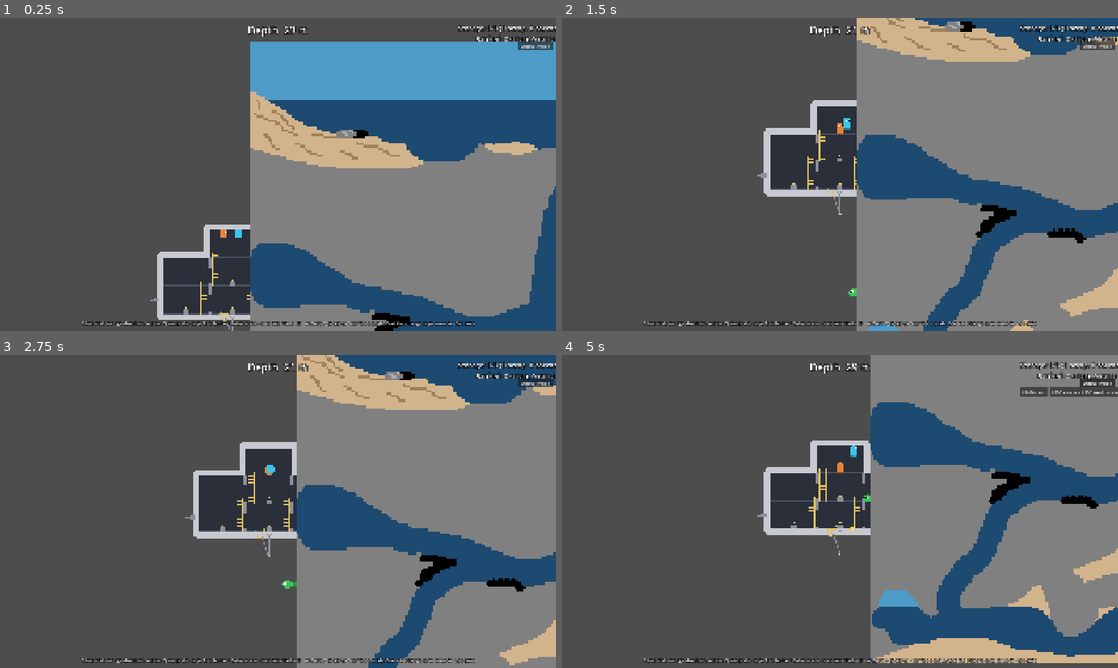
Above: before the commit, frames 1-4 (two rows, left to right).
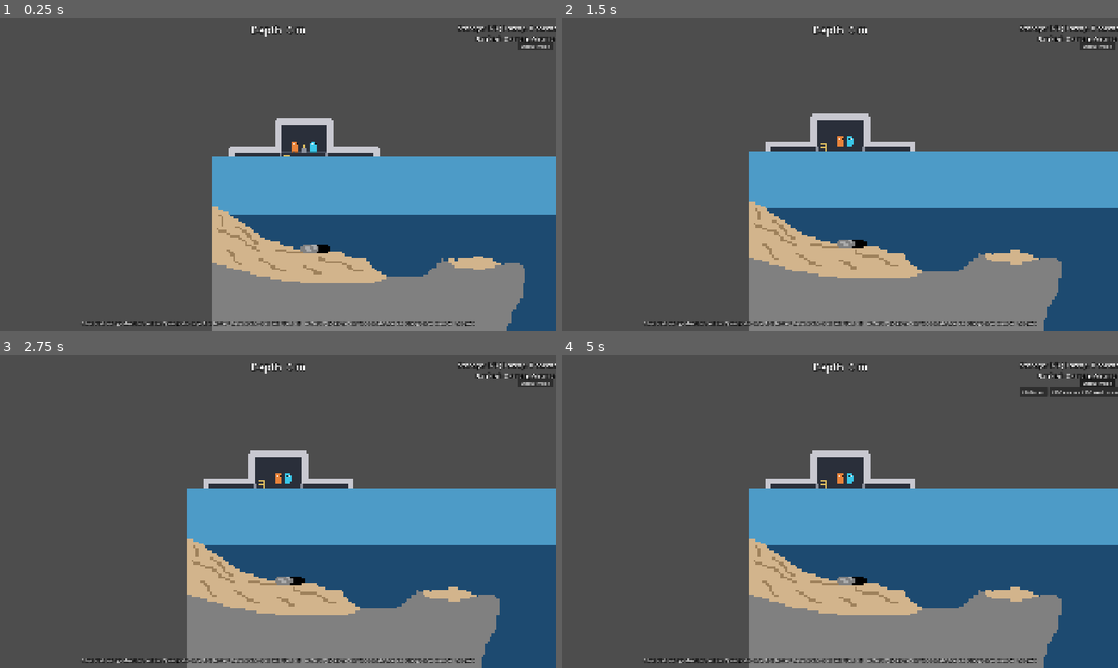
Above: after the commit, the same moments.

Repository: SnirNehemia/deeper
Game: Godot game, scene res://scenes/world.tscn
Two runs of this game, one before a commit and one after it. Both use one fixed random seed, a clock stepped at 60 frames per second and the inputs below.
Inputs:
- Up to frame 1 (0.25 s): no input
- Up to frame 2 (1.5 s): tap Enter at 0.5 s; hold D from 0.53 s (still down); tap Tab at 0.6 s; tap Space at 0.77 s; tap E at 1.35 s
- Up to frame 3 (2.75 s): tap Space at 1.52 s; release D at 2.03 s; hold A from 2.03 s (still down); tap Q at 2.1 s
- Up to frame 4 (5 s): release A at 2.78 s; hold D 2.78-4.25 s; tap Shift at 2.85 s; tap Space at 3.02, 3.77 s; tap Enter at 3.6 s; click "Debug mode" at 4.25 s

The runs differ from the first frame. In frame 1, 51% of the frame differs, in the area x 27-100%, y 2-100%; in frame 2, 51%; in frame 3, 50%; in frame 4, 54%, in the area x 33-100%, y 0-100%.

Commit message:
Fix 4 post-wiring bugs: fish/wreck spawning, tower console, dock station, sky buoyancy
1. Gen-layer color matching: Color(0.5) != 0x80/255; hex constants + COLOR_EPS
   widened to 2/255 for 8-bit PNG round-trip. Purple fish and grey wrecks spawn.

2. Tower hull-station console: expose hull_station var + hull_station_seat_local()
   on Sub; SubVisual draws the console when hull_station is non-null.

3. Dock interaction: HullStation emits dock_requested on use_pressed; world.gd
   connects it and opens dry-dock screen when sub is inside dock zone.

4. Sky buoyancy: sky added to PASSABLE_COLORS (no collision); terrain_type no
   longer maps sky to DOCK; PhysicalLayerParser.find_water_surface_y() finds the
   bottommost sky row; MapLoader exposes water_surface_y; world.gd sets
   buoyancy_enabled=true on all maps and passes water_surface_y to Sub.

Co-Authored-By: Claude Sonnet 4.6 <noreply@anthropic.com>

Diff:
--- a/scenes/world.gd
+++ b/scenes/world.gd
@@ -111,12 +111,13 @@
 	_sub = Sub.new()
 	_sub.loadout = SaveData.loadout
 	_sub.layout = SaveData.layout
-	# Buoyancy only makes sense for the open-ocean ShoreShelf map; in the
-	# underground cavern the terrain constrains the sub instead.
-	_sub.buoyancy_enabled = (_map_loader == null)
+	_sub.buoyancy_enabled = true
+	_sub.water_surface_y = _map_loader.water_surface_y if _map_loader != null else 0.0
 	_sub.position = _sub_spawn
 	add_child(_sub)
 	_sub.imploded.connect(_on_imploded)
+	if _sub.hull_station != null:
+		_sub.hull_station.dock_requested.connect(_on_hull_station_dock_requested)
 
 	var p1 := Crew.new()
 	p1.player_index = 0
@@ -226,6 +227,10 @@
 		return false
 	return _sub.global_position.distance_to(_dock_center) <= _dock_radius
 
+func _on_hull_station_dock_requested() -> void:
+	if _is_docked():
+		_open_dry_dock()
+
 func _open_dry_dock() -> void:
 	if _dry_dock != null or _resetting:
 		return
--- a/scripts/maps/generation_layer_parser.gd
+++ b/scripts/maps/generation_layer_parser.gd
@@ -5,13 +5,13 @@
 ## where to spawn the player sub and fauna/wreck entities, in world
 ## coordinates (scaled per MapConfig.pixel_scale()).
 
-const PLAYER_SPAWN := Color(1, 1, 1)                              # #FFFFFF
-const TERRITORIAL_FISH := Color(0.5, 0, 0.5)                      # #800080
-const HUNTER_FISH := Color(0, 1, 0)                               # #00FF00
-const WRECKAGE := Color(0.5, 0.5, 0.5)                            # #808080
-const DOCK_ZONE := Color(0x6E / 255.0, 0x47 / 255.0, 0x3B / 255.0)  # #6E473B
+const PLAYER_SPAWN := Color(1, 1, 1)                                          # #FFFFFF
+const TERRITORIAL_FISH := Color(0x80 / 255.0, 0, 0x80 / 255.0)               # #800080
+const HUNTER_FISH := Color(0, 1, 0)                                           # #00FF00
+const WRECKAGE := Color(0x80 / 255.0, 0x80 / 255.0, 0x80 / 255.0)            # #808080
+const DOCK_ZONE := Color(0x6E / 255.0, 0x47 / 255.0, 0x3B / 255.0)           # #6E473B
 
-const COLOR_EPS := 0.5 / 255.0
+const COLOR_EPS := 2.0 / 255.0  # tolerant of 8-bit PNG round-trip rounding
 
 ## Result dictionary keys.
 const KEY_PLAYER_SPAWN := "player_spawn"
--- a/scripts/maps/map_loader.gd
+++ b/scripts/maps/map_loader.gd
@@ -8,6 +8,9 @@
 
 ## World position where the player sub should spawn (from gen-layer white pixel).
 var sub_spawn: Vector2 = Vector2.ZERO
+## The water surface y in world coordinates, derived from the bottommost sky
+## row in the physical layer. Fed to Sub.water_surface_y for buoyancy.
+var water_surface_y: float = 0.0
 ## Center and radius of the docking area (derived from gen-layer dock pixels),
 ## fed to Sub.try_bank() and the _is_docked() proximity check.
 var dock_center: Vector2 = Vector2.ZERO
@@ -28,6 +31,7 @@
 	loader.name = "MapLoader"
 
 	# --- Physical terrain ---
+	loader.water_surface_y = PhysicalLayerParser.find_water_surface_y(config)
 	var terrain := PhysicalLayerBuilder.build(config)
 	loader.add_child(terrain)
 
--- a/scripts/maps/physical_layer_parser.gd
+++ b/scripts/maps/physical_layer_parser.gd
@@ -9,13 +9,15 @@
 ##
 ## Passable colors (water, sky) are skipped and produce no collision geometry.
 
-## Pixels of these colors represent open water — navigable, no collision.
-## Sky (#4d9bc7) is intentionally NOT in this list: sky pixels create solid
-## non-damaging collision (TerrainType.DOCK) so the sub can't fly into cave
-## ceiling openings, mirroring the buoyancy ceiling from the Shore Shelf map.
+## Pixels of these colors represent open space — navigable, no collision.
+## Sky (#4d9bc7) is passable: buoyancy pushes the sub back down when it rises
+## above the water surface (see MapLoader.water_surface_y + Sub.SURFACE_FLOAT_DEPTH).
 const PASSABLE_COLORS: Array = [
 	Color(0x1d / 255.0, 0x4a / 255.0, 0x70 / 255.0),  # #1d4a70 water
+	Color(0x4D / 255.0, 0x9B / 255.0, 0xC7 / 255.0),  # #4d9bc7 sky — open air above surface
 ]
+
+const _SKY_COLOR := Color(0x4D / 255.0, 0x9B / 255.0, 0xC7 / 255.0)
 
 ## One merged block: world-space Rect2 + TerrainType.Type.
 class Block:
@@ -71,3 +73,29 @@
 static func _make_block(x0: int, x1: int, y: int, scale: float, terrain: TerrainType.Type) -> Block:
 	var rect := Rect2(Vector2(x0, y) * scale, Vector2(x1 - x0, 1) * scale)
 	return Block.new(rect, terrain)
+
+## Scans the physical layer for the bottommost sky row and returns its bottom
+## edge in world coordinates. This is the water surface y that buoyancy uses —
+## the sub will float at water_surface_y + Sub.SURFACE_FLOAT_DEPTH.
+## Returns 0.0 if the image is missing or contains no sky pixels.
+static func find_water_surface_y(config: MapConfig) -> float:
+	var image := Image.new()
+	if image.load(config.physical_layer) != OK:
+		return 0.0
+	var scale := config.pixel_scale()
+	var max_sky_y := -1
+	for y in image.get_height():
+		for x in image.get_width():
+			var p := image.get_pixel(x, y)
+			if p.a >= TerrainType.COLOR_EPS and _is_sky(p):
+				if y > max_sky_y:
+					max_sky_y = y
+				break  # only need one sky pixel per row
+	if max_sky_y < 0:
+		return 0.0
+	return (max_sky_y + 1) * scale  # bottom edge of the last sky row
+
+static func _is_sky(pixel: Color) -> bool:
+	return absf(pixel.r - _SKY_COLOR.r) < TerrainType.COLOR_EPS \
+		and absf(pixel.g - _SKY_COLOR.g) < TerrainType.COLOR_EPS \
+		and absf(pixel.b - _SKY_COLOR.b) < TerrainType.COLOR_EPS
--- a/scripts/maps/terrain_type.gd
+++ b/scripts/maps/terrain_type.gd
@@ -26,8 +26,6 @@
 		return Type.SAND
 	if _matches(color, DOCK_COLOR):
 		return Type.DOCK
-	if _matches(color, SKY_COLOR):
-		return Type.DOCK  # sky: solid ceiling but non-damaging (like dock)
 	return Type.NORMAL_ROCK
 
 static func _matches(a: Color, b: Color) -> bool:
--- a/scripts/stations/hull_station.gd
+++ b/scripts/stations/hull_station.gd
@@ -8,10 +8,17 @@
 ## (GameFeel.water.repair_time). When the current target seals, it retargets
 ## the next-nearest breach in range automatically. Out of range -> idle.
 ## Flood-eject is inherited from Station (is_flooded()/exit()).
+##
+## A single tap (use_pressed) while docked emits dock_requested so the world
+## can open the dry-dock screen.
+
+signal dock_requested
 
 var _target: Breach = null
 
 func handle_input(input: PlayerInput) -> void:
+	if input.use_pressed:
+		dock_requested.emit()
 	if sub == null or not input.use_held:
 		_target = null
 		return
--- a/scripts/sub/sub.gd
+++ b/scripts/sub/sub.gd
@@ -85,6 +85,10 @@
 signal salvage_collected(kind: int)
 signal breach_spawned(breach: Breach)
 signal imploded
+
+## The conning-tower hull station node, set in _build_hull_station(). Null
+## when the layout has no tower room.
+var hull_station: HullStation = null
 
 var _implosion_fired: bool = false
 
@@ -377,6 +381,8 @@
 
 func helm_seat_local() -> Vector2:
 	return _helm_seat
+func hull_station_seat_local() -> Vector2:
+	return _hull_station_seat
 ## The bow gun's gunner seat (the starting layout's placed Turret Room, the
 ## sub's first/only `_turret_rooms` entry in the Minnow+).
 func turret_seat_local() -> Vector2:
@@ -812,7 +818,7 @@
 
 ## Conning-tower Hull station (M5-C1): remote, slow auto-patch.
 func _build_hull_station() -> void:
-	var hull_station := HullStation.new()
+	hull_station = HullStation.new()
 	hull_station.sub = self
 	hull_station.room_index = _room_by_id("tower").water_index
 	hull_station.position = _hull_station_seat
--- a/scripts/sub/sub_visual.gd
+++ b/scripts/sub/sub_visual.gd
@@ -53,9 +53,11 @@
 	for ladder in sub.geometry.ladders:
 		_draw_ladder(ladder.x, ladder.top_y, ladder.bottom_y)
 
-	# Consoles at the seats — the helm, plus one per turret station (the
-	# legacy bow gun and any placed Turret Rooms, M4-10).
+	# Consoles at the seats — the helm, hull station in the tower, plus one
+	# per turret station (the legacy bow gun and any placed Turret Rooms, M4-10).
 	_draw_console(sub.helm_seat_local())
+	if sub.hull_station != null:
+		_draw_console(sub.hull_station_seat_local())
 
 	for t in turrets:
 		_draw_console(t.position)
